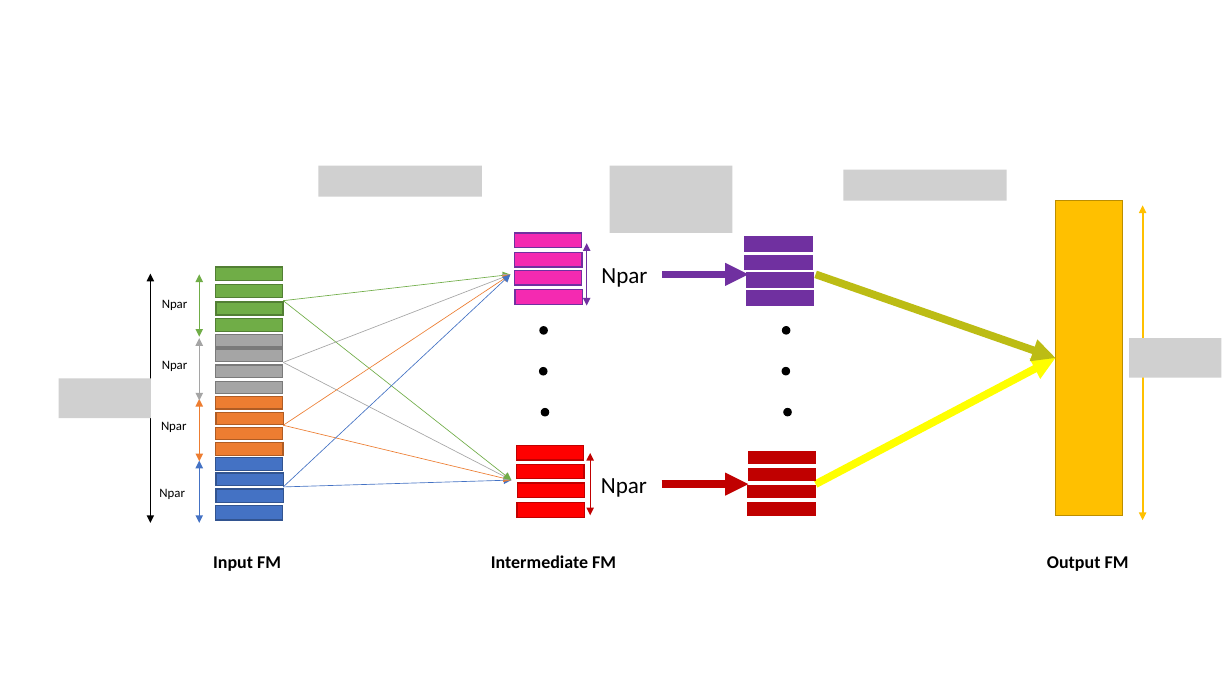
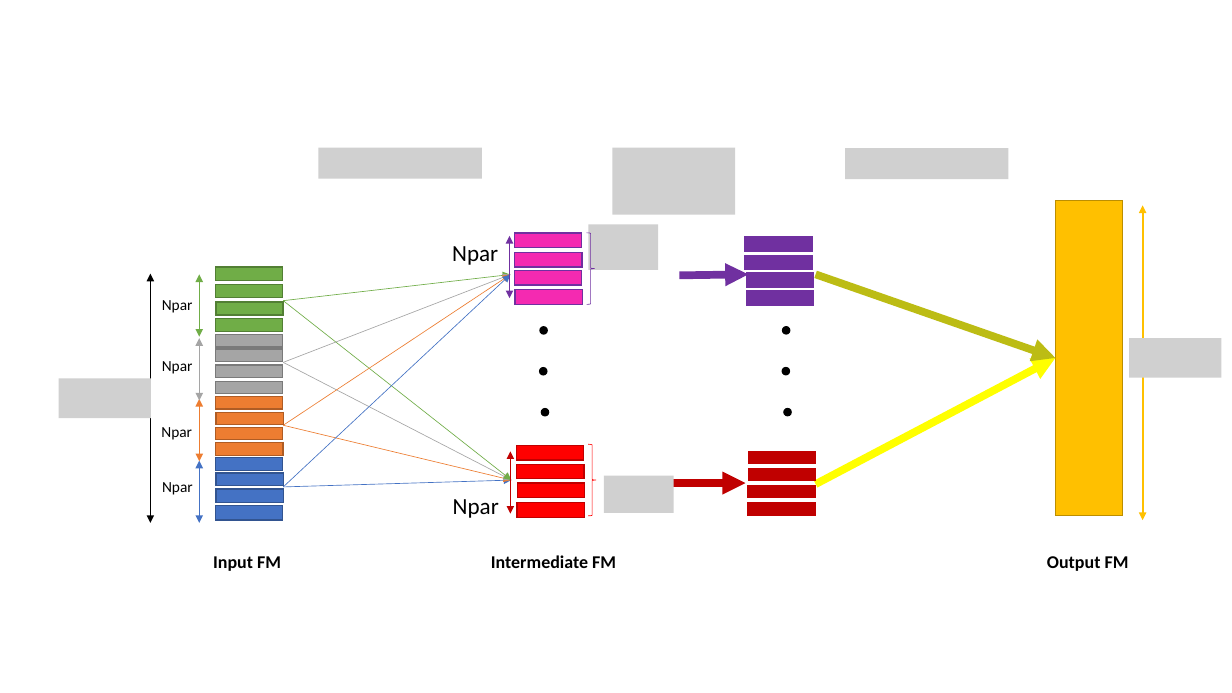
Before and after one commit to ggheysen/UCL-EPL-Master-Thesis-2019-2020, a slide deck: slide 1 of Image/algo.pptx. Drawn at 1232x693 pixels with LibreOffice and Linux fonts; fonts in the diff are those of the drawing; grey boxes stand for pictures. Boxes give left, top, right and bottom in pixels: in the first picture for what was removed or moved away, otherwise in the second. Text is boxed around its words. In the diff, an @@ line names an element or a change of style, - is before the commit and + after.

```diff
--- a/Image/algo.pptx
+++ b/Image/algo.pptx
@@ picture moved from (x1=319, y1=165, x2=482, y2=196) to (x1=319, y1=148, x2=482, y2=178) @@
@@ picture moved from (x1=610, y1=165, x2=733, y2=233) to (x1=613, y1=148, x2=736, y2=215) @@
@@ picture added at (x1=846, y1=148, x2=1009, y2=178) @@
@@ picture removed at (x1=844, y1=170, x2=1007, y2=201) @@
@@ text "Npar" moved from (x1=601, y1=268, x2=647, y2=287) to (x1=452, y1=246, x2=498, y2=265) @@
@@ double arrow moved from (587, 306) - (587, 243) to (509, 299) - (509, 236) @@
@@ right brace added at (x1=587, y1=233, x2=595, y2=304), outline #7030A0 0.5 pt @@
@@ picture added at (x1=589, y1=225, x2=659, y2=270) @@
@@ arrow moved from (663, 274) - (749, 274) to (679, 275) - (749, 274) @@
@@ right brace added at (x1=589, y1=445, x2=597, y2=516), outline #FF0000 0.5 pt @@
@@ size 10 to 12 pt in 4 elements at (x1=162, y1=300, x2=193, y2=313), (x1=162, y1=361, x2=193, y2=374), (x1=161, y1=427, x2=192, y2=440), (x1=162, y1=482, x2=193, y2=495) @@
@@ double arrow moved from (591, 516) - (591, 453) to (510, 514) - (510, 451) @@
@@ picture added at (x1=604, y1=476, x2=675, y2=513) @@
@@ text "Npar" moved from (x1=601, y1=478, x2=647, y2=497) to (x1=453, y1=499, x2=499, y2=518) @@
@@ arrow moved from (662, 484) - (749, 484) to (667, 483) - (746, 483) @@
```
Also in this commit, not shown: 22 other files.
